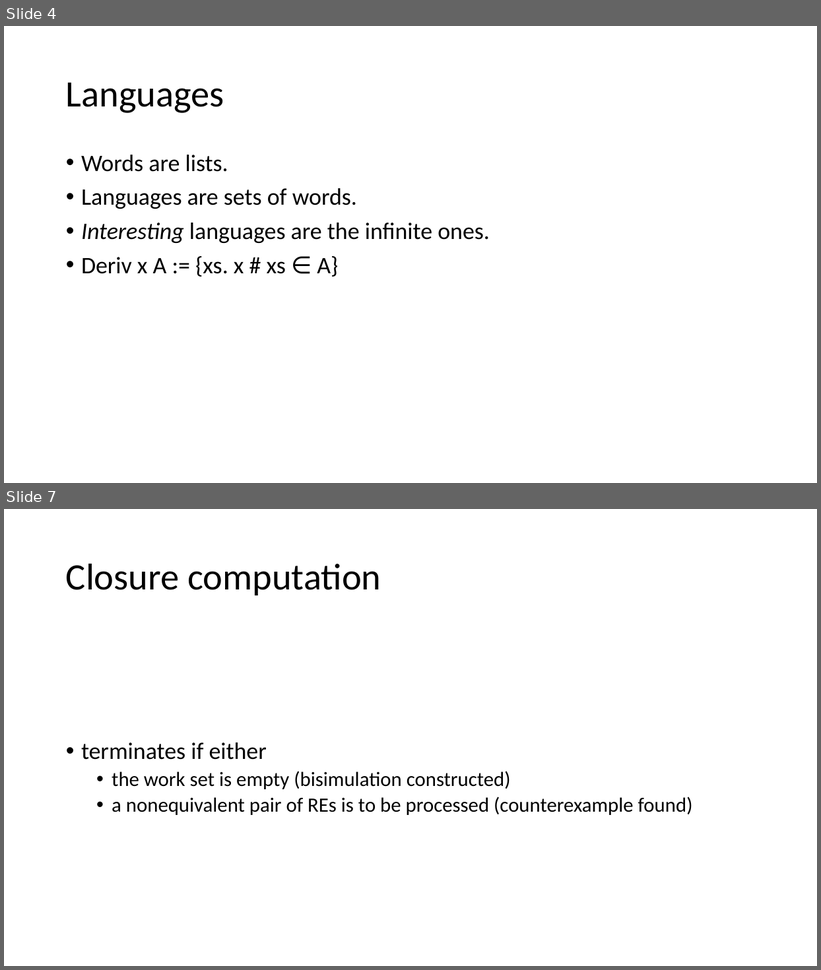
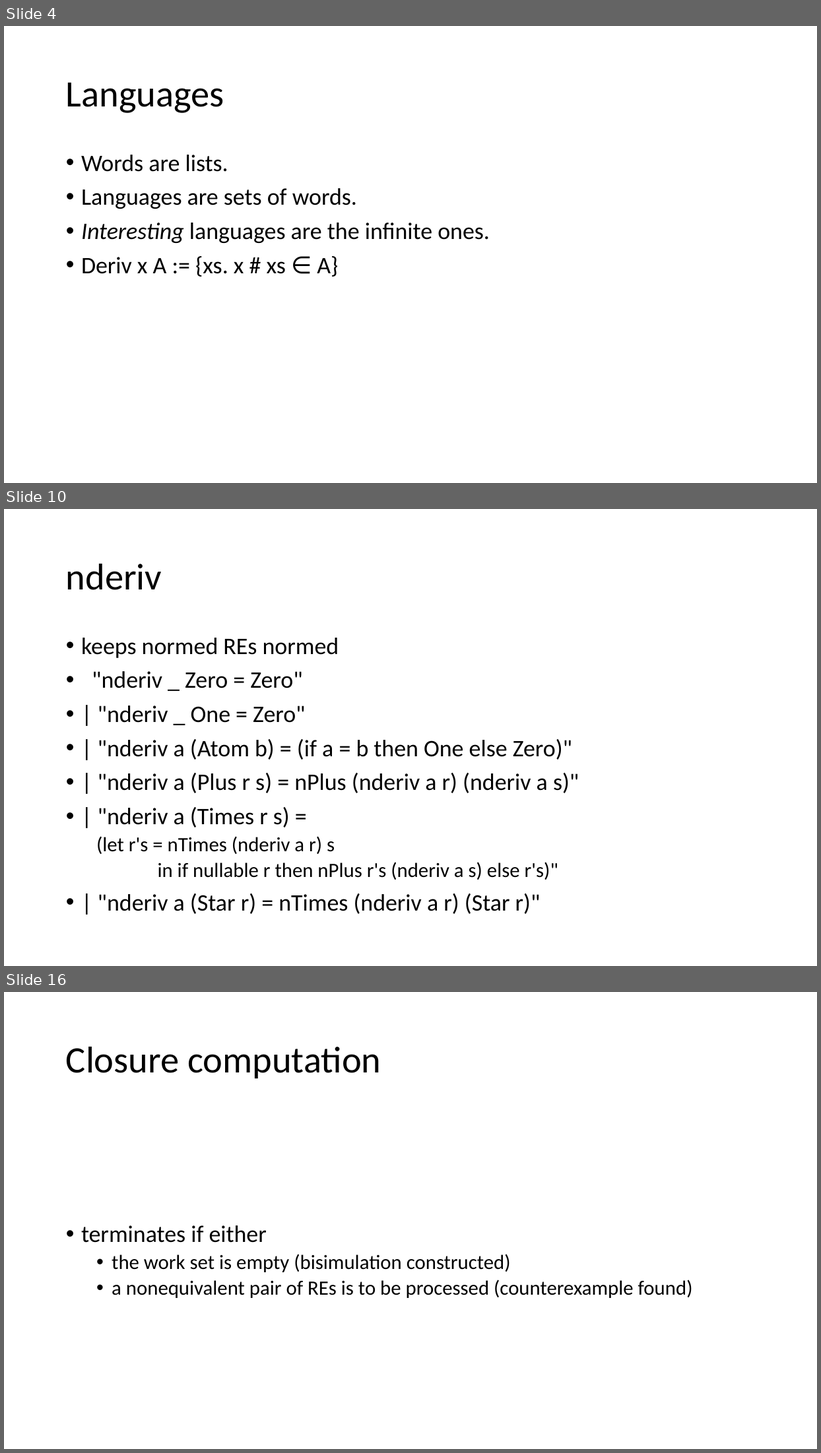
Before and after one commit to Helli/fds_seminar, a slide deck: slides.pptx. Shown one above the other, each under a label of ours: slides 4 and 7 before the commit, slides 4, 10 and 16 after it; the slides between them are not shown. The pictures are 821x970 and 821x1453 pixels, drawn with LibreOffice and Linux fonts; fonts in the diff are those of the drawing. Boxes give left, top, right and bottom in pixels: in the first picture for what was removed or moved away, otherwise in the second. Text is boxed around its words. In the diff, an @@ line names an element or a change of style, - is before the commit and + after.

```diff
--- a/slides.pptx
+++ b/slides.pptx
@@ slide 10 added at [4, 509, 817, 966], background #FFFFFF @@
@@ title added at [66, 563, 162, 590], 44 pt, text #000000 @@
+nderiv
@@ text added at [81, 638, 579, 914], 28 pt, text #000000 @@
+• keeps normed REs normed
+• "nderiv _ Zero = Zero"
+• | "nderiv _ One = Zero"
+• | "nderiv a (Atom b) = (if a = b then One else Zero)"
+• | "nderiv a (Plus r s) = nPlus (nderiv a r) (nderiv a s)"
+• | "nderiv a (Times r s) =
+  (let r's = nTimes (nderiv a r) s
+  in if nullable r then nPlus r's (nderiv a s) else r's)"
+• | "nderiv a (Star r) = nTimes (nderiv a r) (Star r)"
@@ what was slide 7 is now slide 16 @@
```
Also in this commit, not shown: 3 slides changed, 10 other slides added, 1 slide removed, 2 other files.
